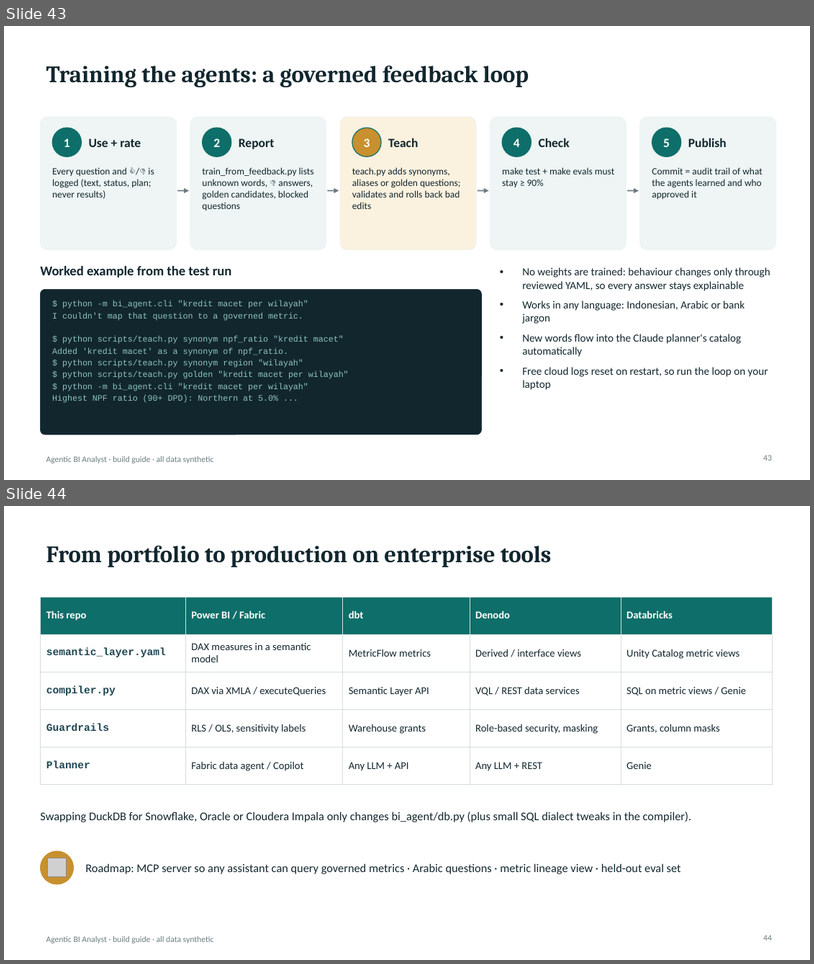
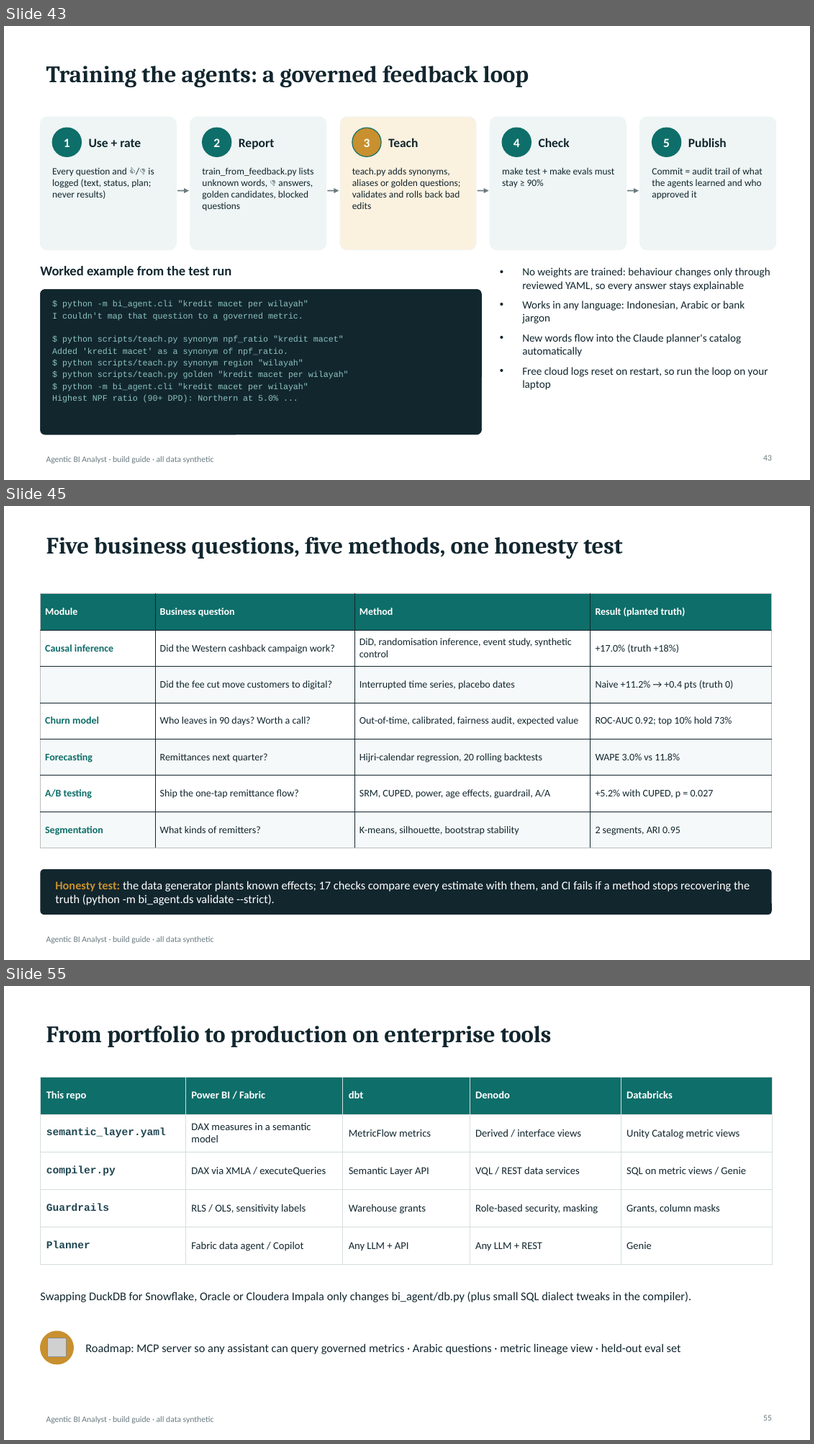
Before and after one commit to vickarzz/agentic-bi-analyst, a slide deck: docs/presentation/Agentic_BI_Analyst_Build_Guide.pptx. Shown one above the other, each under a label of ours: slides 43 and 44 before the commit, slides 43, 45 and 55 after it; the slides between them are not shown. The pictures are 814x964 and 814x1444 pixels, drawn with LibreOffice and Linux fonts; fonts in the diff are those of the drawing; grey boxes stand for pictures. Boxes give left, top, right and bottom in pixels: in the first picture for what was removed or moved away, otherwise in the second. Text is boxed around its words. In the diff, an @@ line names an element or a change of style, - is before the commit and + after.

Commit message:
Add Data Science Lab: causal inference, churn model, forecasting, A/B testing, segmentation

```diff
--- a/docs/presentation/Agentic_BI_Analyst_Build_Guide.pptx
+++ b/docs/presentation/Agentic_BI_Analyst_Build_Guide.pptx
@@ slide 45 added at <box>4,506,810,960</box>, background #FFFFFF; not listed: 1 template element that a slide beside it also shows @@
@@ title added at <box>46,537,623,559</box>, 28 pt, text #12262E, bold @@
+Five business questions, five methods, one honesty test
@@ table added at <box>40,594,772,848</box>, 7 rows, 4 columns @@
+Module | Business question | Method | Result (planted truth)
+Causal inference | Did the Western cashback campaign work? | DiD, randomisation inference, event study, synthetic control | +17.0% (truth +18%)
+ | Did the fee cut move customers to digital? | Interrupted time series, placebo dates | Naive +11.2% → +0.4 pts (truth 0)
+Churn model | Who leaves in 90 days? Worth a call? | Out-of-time, calibrated, fairness audit, expected value | ROC-AUC 0.92; top 10% hold 73%
+Forecasting | Remittances next quarter? | Hijri-calendar regression, 20 rolling backtests | WAPE 3.0% vs 11.8%
+A/B testing | Ship the one-tap remittance flow? | SRM, CUPED, power, age effects, guardrail, A/A | +5.2% with CUPED, p = 0.027
+Segmentation | What kinds of remitters? | K-means, silhouette, bootstrap stability | 2 segments, ARI 0.95
@@ rounded rectangle added at <box>40,869,772,914</box>, fill #12262E @@
@@ text added at <box>55,880,750,905</box>, 14 pt, text #FFFFFF @@
+Honesty test: the data generator plants known effects; 17 checks compare every estimate with them, and CI fails if a method stops recovering the truth (python -m bi_agent.ds validate --strict).
@@ what was slide 44 is now slide 55 @@
@@ page number at <box>764,1414,772,1420</box>: text changed @@
-44
+55
```
Also in this commit, not shown: 10 slides changed, 10 other slides added, 47 other files.
